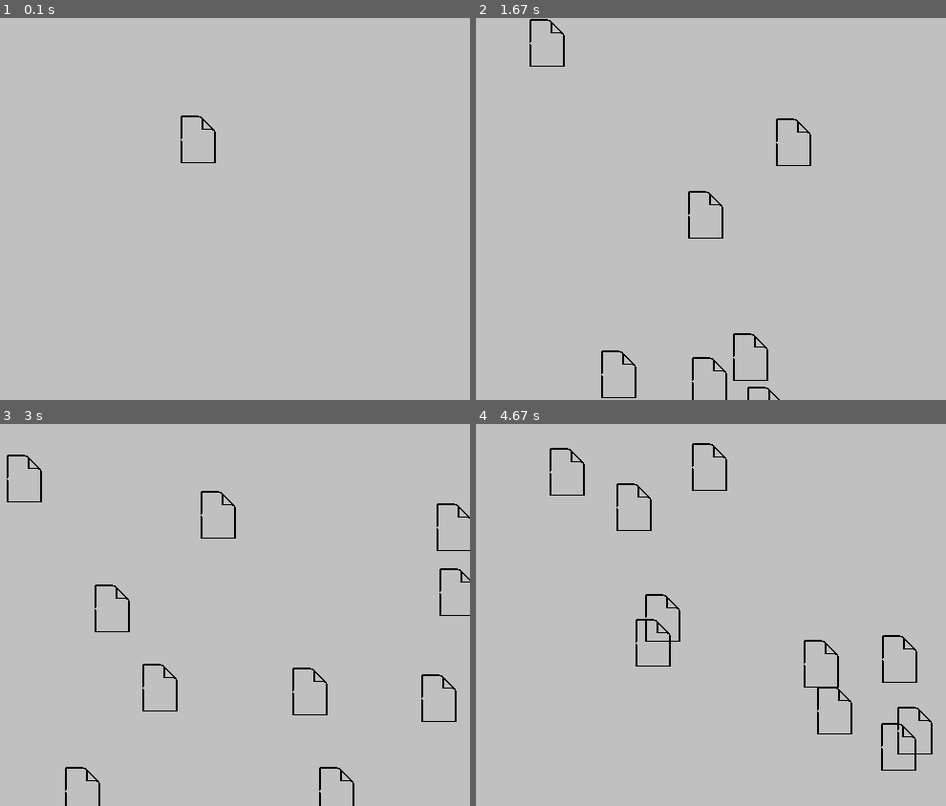
Above: before the commit, frames 1-4 (two rows, left to right).
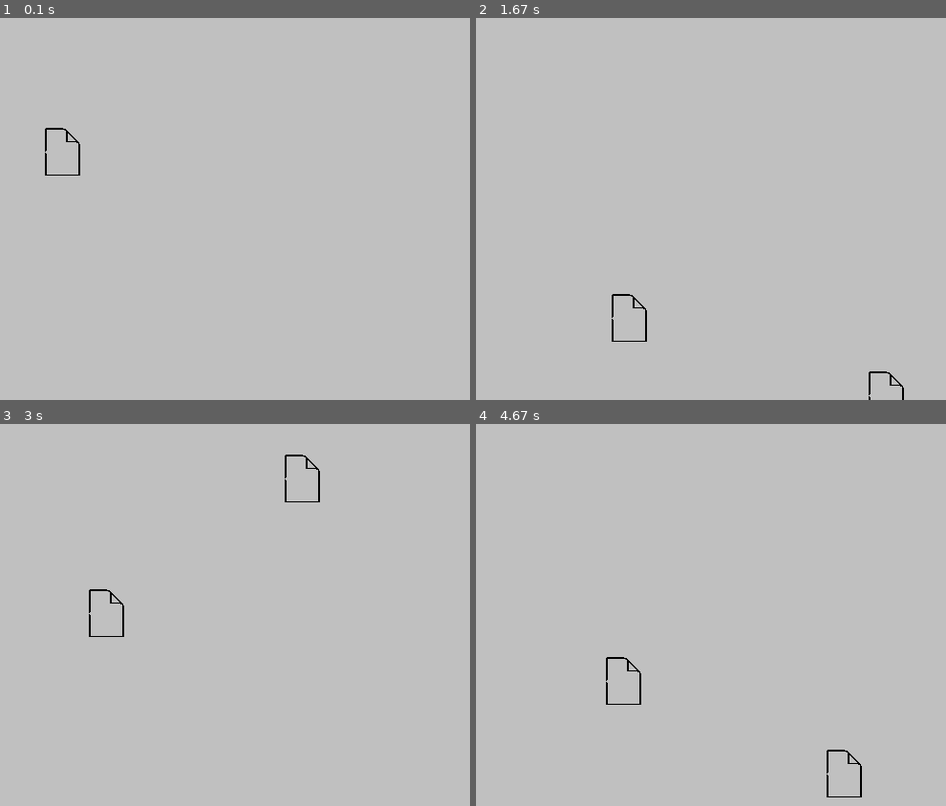
Above: after the commit, the same moments.

Repository: SertugF/RPSPygame
Game: pygame game, started from mainRPS.py
The game is run twice, just before and just after one commit, with the same random seed, the same clock (stepped at 60 frames per second) and the same inputs.
Inputs:
- Up to frame 1 (0.1 s): no input
- Up to frame 2 (1.67 s): no input
- Up to frame 3 (3 s): no input
- Up to frame 4 (4.67 s): no input

The runs differ from the first frame. In frame 1, 0.3% of the frame differs, in the area x 9-46%, y 25-42%; in frame 2, 1.2%; in frame 3, 1.6%; in frame 4, 1.8%, in the area x 15-98%, y 5-98%.

Commit message:
starting position fix

Diff:
--- a/mainRPS.py
+++ b/mainRPS.py
@@ -1,3 +1,5 @@
+#example https://9gag.com/gag/ap92GVn#comment
+
 # main class for pygame RPS
 import pygame, sys, random
 
@@ -19,8 +21,8 @@
 paperPlayerRect.center = (250, 200) # set the center of the rect to 250x200 (center of the screen)
 paperPlayerRect.x = 0 # set the x position of the rect to 0
 paperPlayerRect.y = 0 # set the y position of the rect to 0
-paperPlayerRect.width = 200 # set the width of the rect to 200
-paperPlayerRect.height = 200 # set the height of the rect to 200
+paperPlayerRect.width = 50 # set the width of the rect to 200
+paperPlayerRect.height = 50 # set the height of the rect to 200
 
 
 # rock player
@@ -29,13 +31,19 @@
 # scissors player
 scissorsPlayer = pygame.image.load('scissors.png')
 
+# generate random starting coordinates for the player
+def randomStart(): #depre
+    x = random.randint(20, 450)
+    y = random.randint(20, 350)
+    return x, y
+
 # generate array of random starting coordinates for the players
-def randomStartArray():
+def randomStartArray(): #deprecated
     x = []
     y = []
     for i in range(10):
-        x.append(random.randint(0, 500))
-        y.append(random.randint(0, 400))
+        x.append(random.randint(20, 450))
+        y.append(random.randint(20, 350))
     return x, y
 
 # a function which takes array of x,y values and checks if they are too close to each other
@@ -48,23 +56,42 @@
                         return False
     return True
 
-# check if players are out of screen bounds
+# check if players are out of screen bounds include player size
 def checkBounds(x, y):
     for i in range(len(x)):
-        if x[i] < 0 or x[i] > 500:
+        if x[i] < 0 or x[i] > 450:
             return False
-        if y[i] < 0 or y[i] > 400:
+        if y[i] < 0 or y[i] > 350:
             return False
     return True
 
 # function which gets random starting coordinates for the players then checks if they are too close to each
 # other or out of screen it calls itself again
-def getStartCoords():
+def getStartCoords(): #deprecated
     x, y = randomStartArray()
     if checkDistance(x, y) and checkBounds(x, y):
         return x, y
-    else:
-        return getStartCoords()
+    else: # recreate x,y pair for array
+        return getStartCoords() #breaks cause of recursion limit
+
+# function which creates random starting coordinates for a player then checks if they are too close to each or out of screen
+# this function is used to get the starting coordinates for the player. İf succesful it adds the coordinates to an array
+def getStartCoords2(playerCount):
+    x = []
+    y = []
+
+    succesfullCoords = 0
+    while succesfullCoords < playerCount:
+        xTemp, yTemp = randomStart()
+        if checkDistance(x, y) and checkBounds(x, y):
+            x.append(xTemp)
+            y.append(yTemp)
+            succesfullCoords += 1
+        else:
+            continue
+    return x, y
+
+
 
 
 def PlayerPaper(x,y):
@@ -91,9 +118,11 @@
     windowSurface.fill((192, 192, 192)) # fill the window with a color
     #--------------------------------------------------------------------
     # draw the player
-    #for every elemtn in getStartCoords() draw a player
-    for i in range(len(getStartCoords()[0])):
-        PlayerPaper(getStartCoords()[0][i], getStartCoords()[1][i])
+    arrStartCoords = getStartCoords2(2)
+    #for every element in getStartCoords() draw a player
+    for i in range(len(arrStartCoords)):
+        PlayerPaper(arrStartCoords[i][0], arrStartCoords[i][1])
+
 
 
 
@@ -104,6 +133,11 @@
     # draw the window onto the screen
     pygame.display.update()
 
+    pygame.display.flip()
+
+
+
+
 # set up the colors
 BLACK = (0, 0, 0)
 WHITE = (255, 255, 255)
